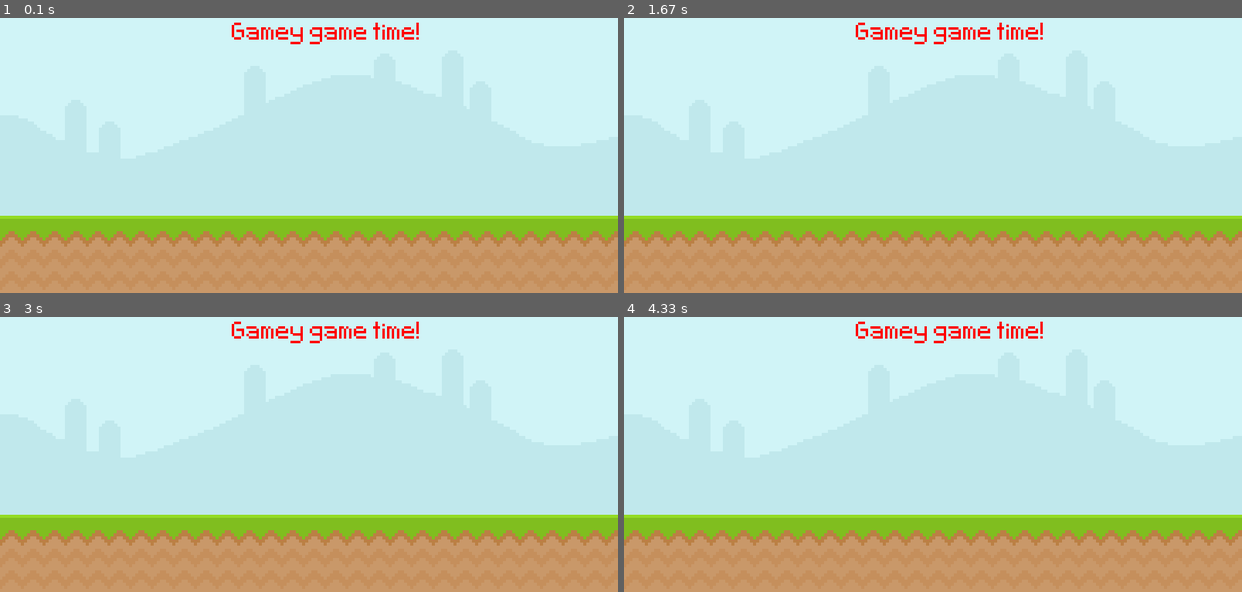
Above: before the commit, frames 1-4 (two rows, left to right).
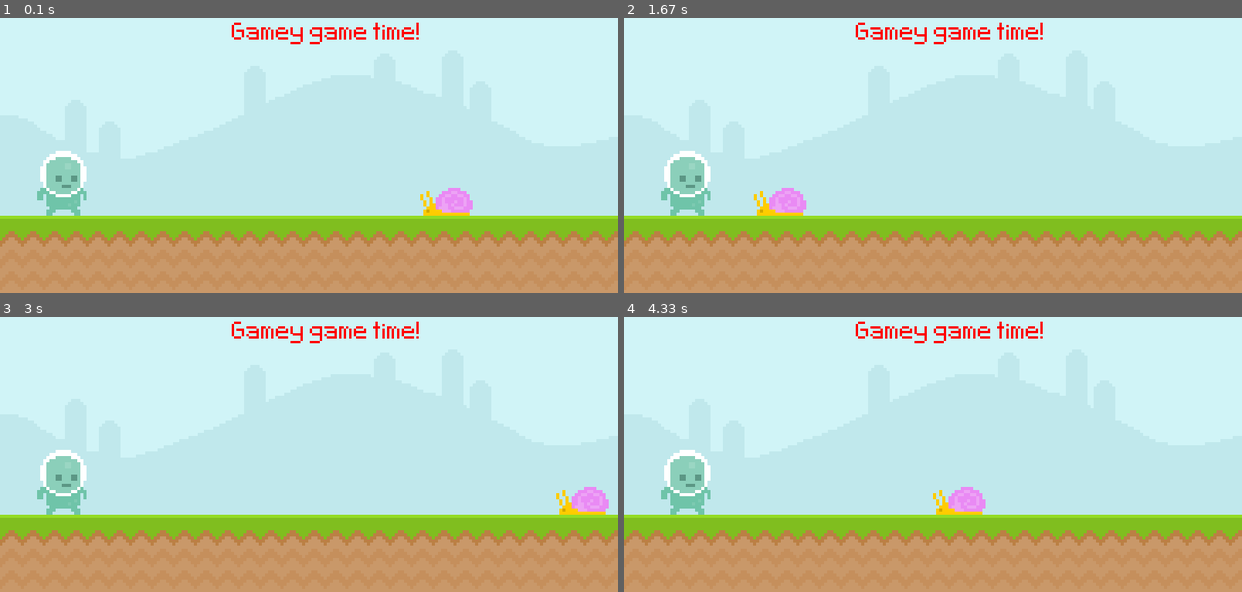
Above: after the commit, the same moments.

Repository: Gweezdo/pygame_tut
Game: pygame game, started from main.py
Two runs of this game, one before a commit and one after it. Both use one fixed random seed, a clock stepped at 60 frames per second and the inputs below.
Inputs (mouse positions are in pixels of both pictures, inside the frame that each line leads up to):
- Up to frame 1 (0.1 s): no input
- Up to frame 2 (1.67 s): press the mouse at (685, 183) at 0.37 s; move the mouse to (797, 119) at 0.47 s; release the mouse at (908, 53) at 0.6 s
- Up to frame 3 (3 s): no input
- Up to frame 4 (4.33 s): no input

The runs differ from the first frame. In frame 1, 2.3% of the frame differs, in the area x 6-77%, y 1-72%; in frame 2, 2.3%; in frame 3, 2.3%; in frame 4, 2.3%.

Commit message:
Working Commit

Diff:
--- a/main.py
+++ b/main.py
@@ -11,9 +11,15 @@
 #test_surface = pygame.Surface((100,200))
 #test_surface.fill('Red')
 
-sky_surface = pygame.image.load('graphics\Sky.png')
-ground_surface = pygame.image.load('graphics\ground.png')
-text_surface = test_font.render("Gamey game time!",True,'Red')
+sky_surface = pygame.image.load('graphics\Sky.png').convert()
+ground_surface = pygame.image.load('graphics\ground.png').convert()
+text_surface = test_font.render("Gamey game time!",False,'Red')
+
+snail_surf = pygame.image.load('graphics\snail\snail1.png').convert_alpha()
+snail_rect = snail_surf.get_rect(midbottom = (600,300))
+
+player_surf = pygame.image.load('graphics\Player\player_walk_1.png').convert_alpha()
+player_rect = player_surf.get_rect(midbottom = (80,300))
 
 while True:
     for event in pygame.event.get():
@@ -24,6 +30,23 @@
     screen.blit(sky_surface,(0,0))
     screen.blit(ground_surface, (0,300))
     screen.blit(text_surface, (300,50))
+    screen.blit(snail_surf,snail_rect)
+    screen.blit(player_surf, player_rect)
 
+    snail_rect.x -= 4
+    if snail_rect.right <= 0:
+        snail_rect.left = 800
+
+
+    # if player_rect.colliderect(snail_rect):
+    #     player_rect.x -= 40
+
+    # if player_rect.right <= 0:
+    #     player_rect.x = 300
+    mouse_pos = pygame.mouse.get_pos()
+    if player_rect.collidepoint((mouse_pos)):
+        print(pygame.mouse.get_pressed())
+
+    #player_rect.x += 1
     pygame.display.update()
     clock.tick(60)
